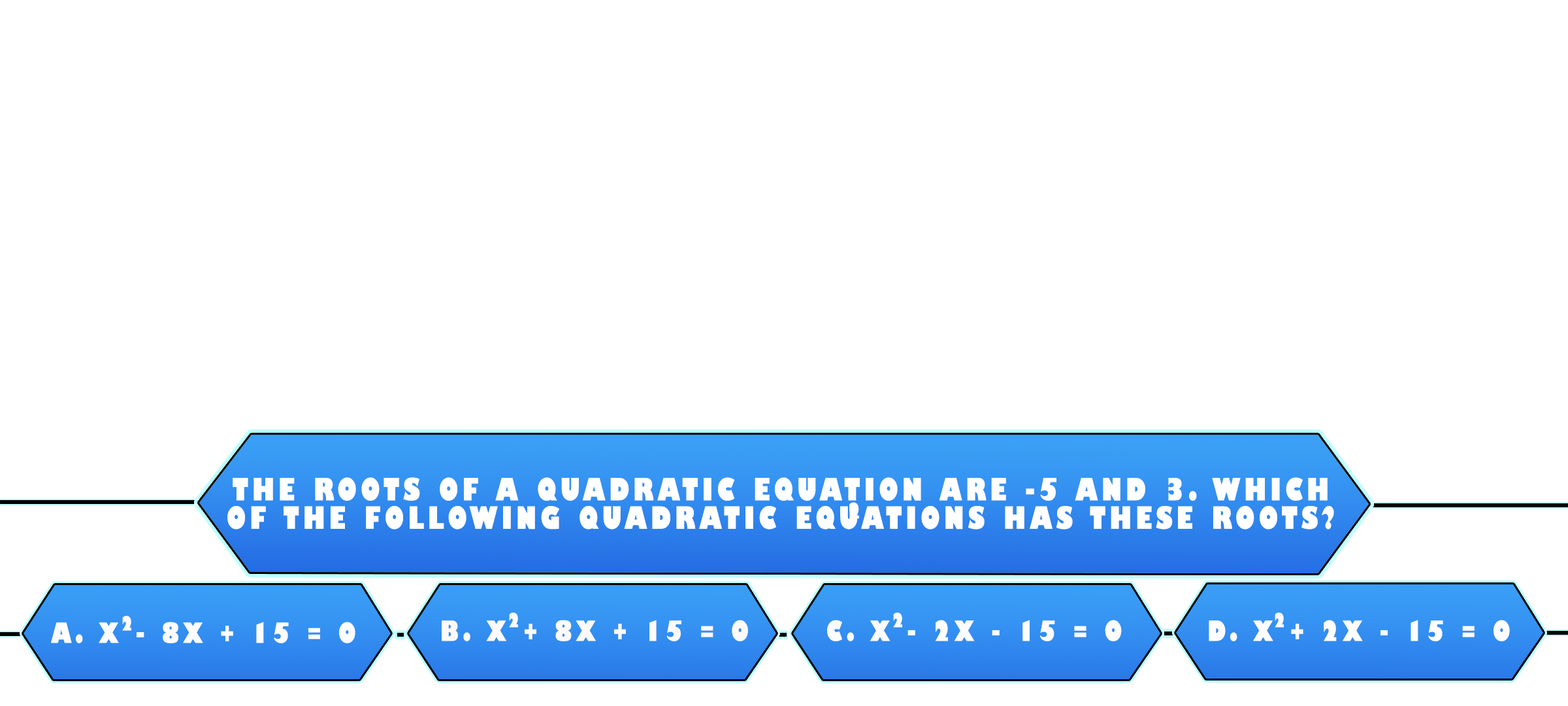
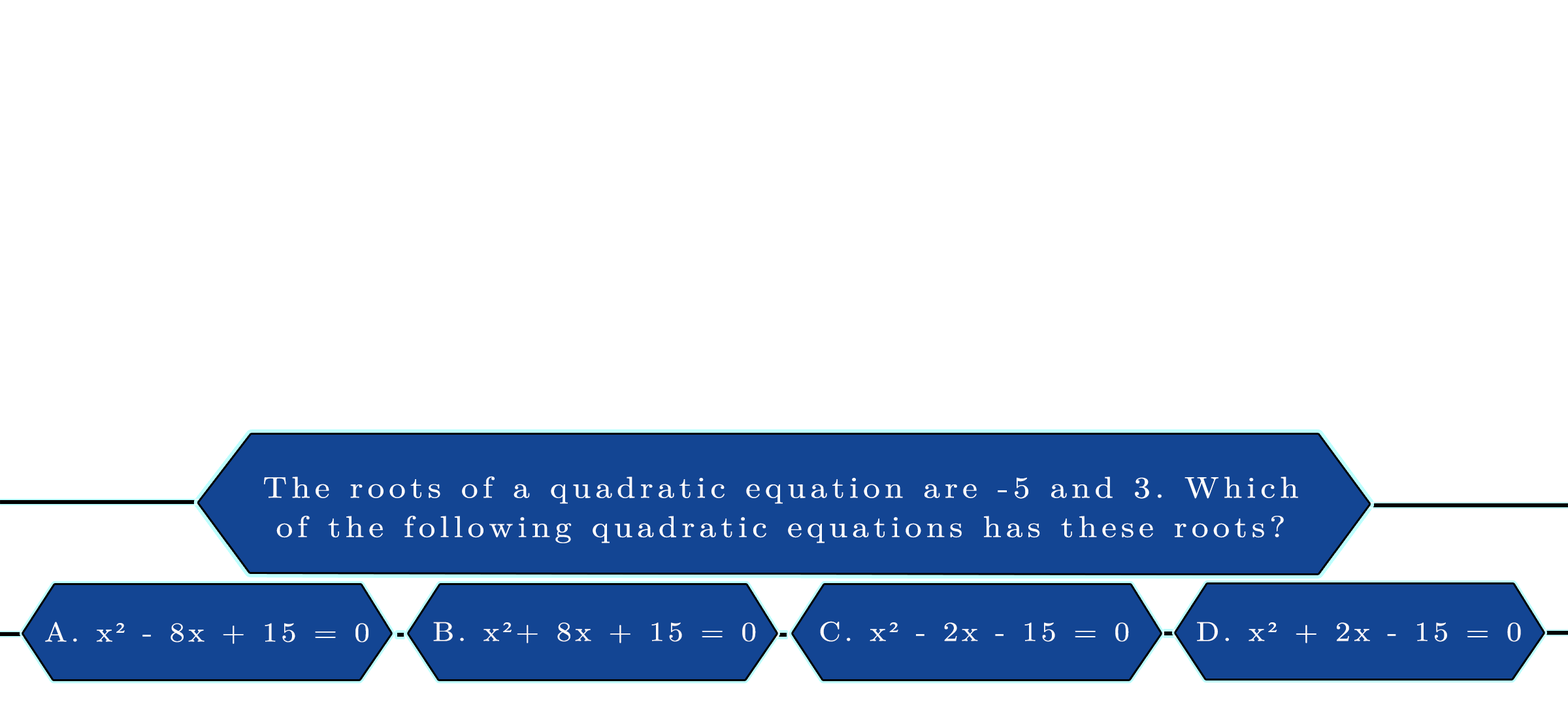
Layered file, before and after one edit (1568×706). Changes by layer:
hid "2" (1st of 2, in "Group 2") over left=848, top=501, right=860, bottom=519
painted on "The roots of a quadratic equation are -5 and 3. Which of the fo" over left=227, top=475, right=1335, bottom=543
painted on "Layer 7" over left=199, top=434, right=1369, bottom=573
renamed "D. x + 2x - 15 = 0" to "D. x² + 2x - 15 = 0", painted on it over left=1196, top=619, right=1521, bottom=643
hid "2 copy 3" over left=1274, top=612, right=1284, bottom=628
renamed "C. x - 2x - 15 = 0" to "C. x² - 2x - 15 = 0", painted on it over left=819, top=619, right=1129, bottom=642
hid "2 copy 2" over left=893, top=612, right=903, bottom=628
hid "2 copy 4" over left=508, top=612, right=519, bottom=628
renamed "B. x + 8x + 15 = 0" to "B. x²+ 8x + 15 = 0", painted on it over left=433, top=619, right=756, bottom=643
hid "2" (2nd of 2, in "Group 3") over left=122, top=615, right=132, bottom=631
renamed "A. x - 8x + 15 = 0" to "A. x² - 8x + 15 = 0", painted on it over left=45, top=621, right=369, bottom=644
